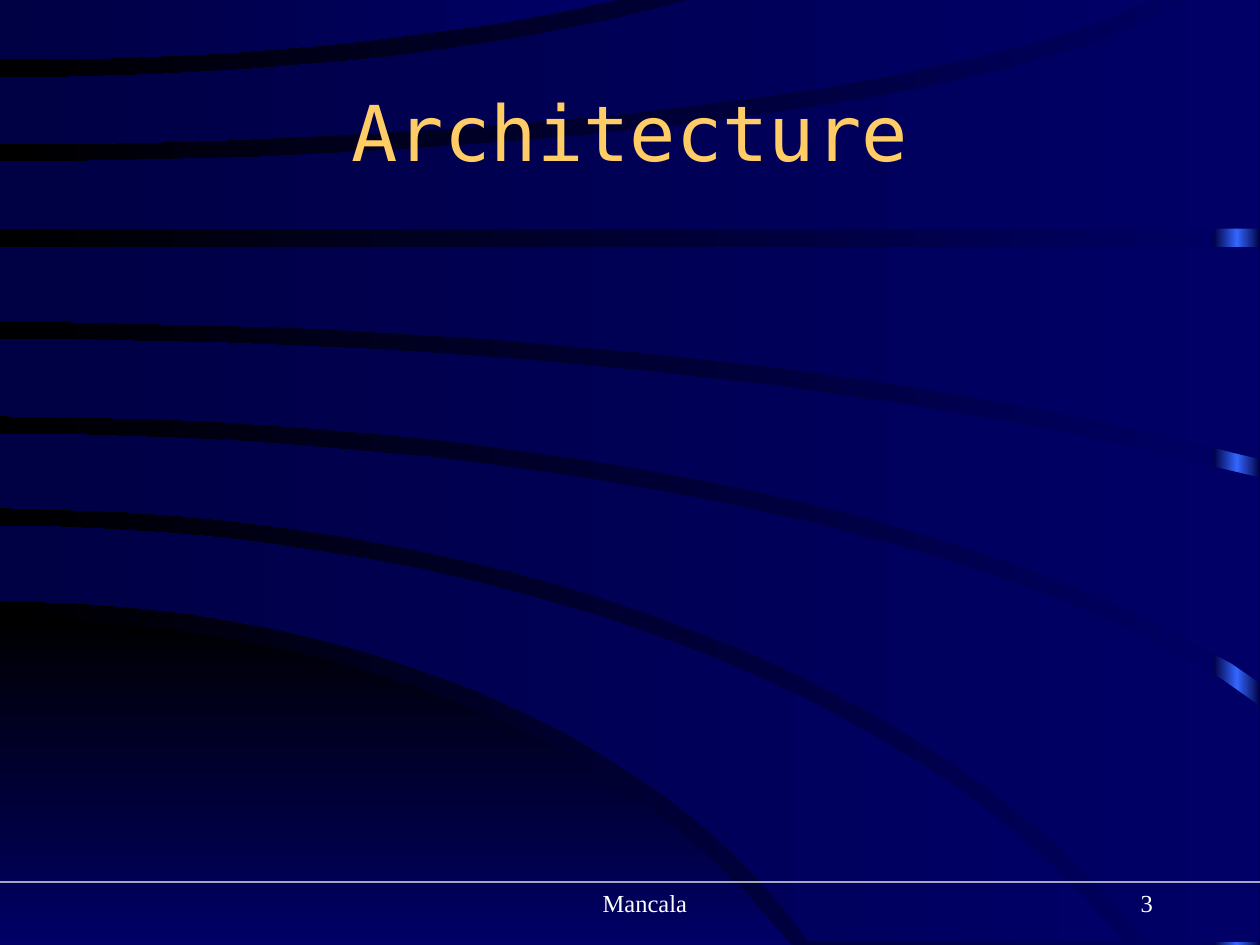
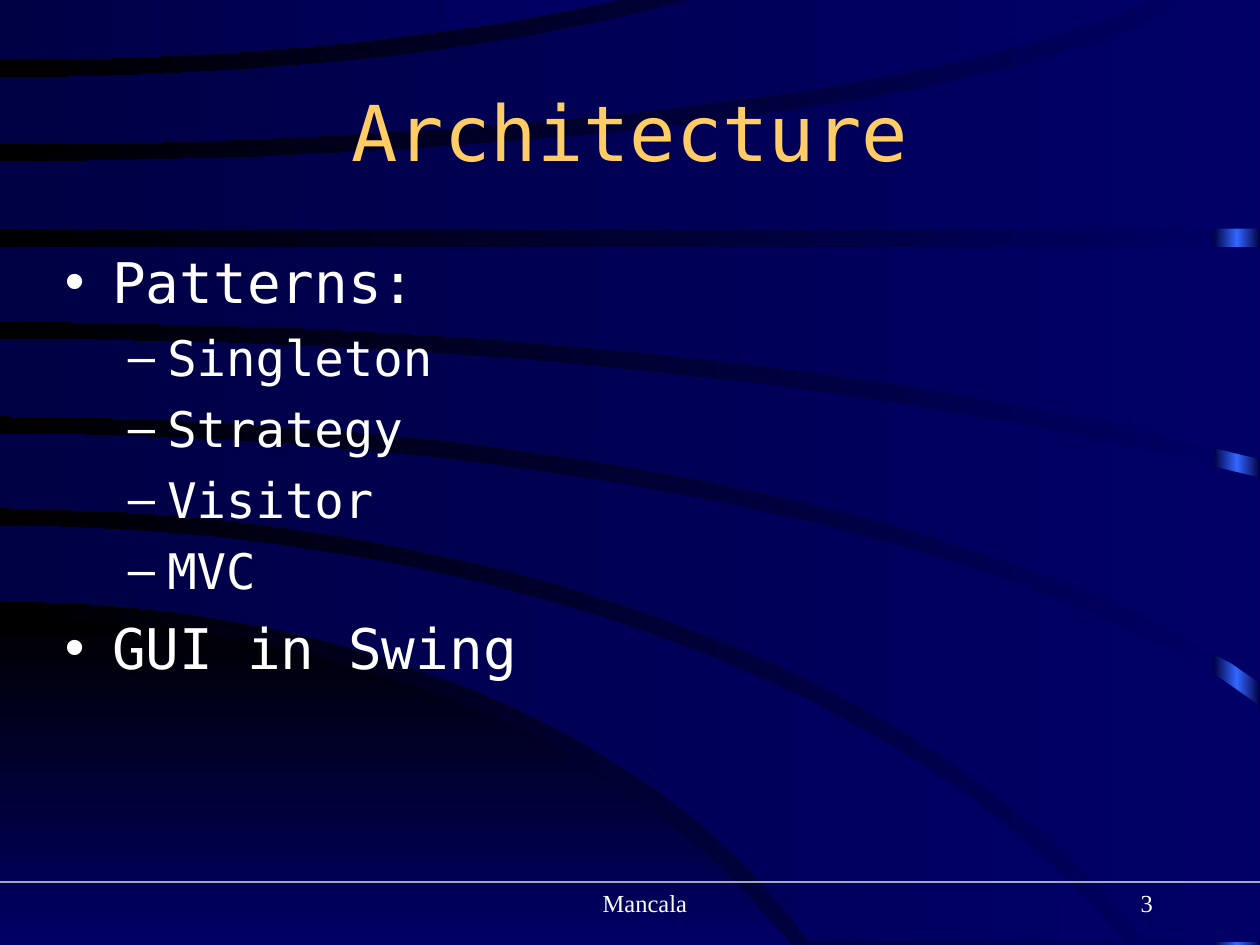
Before and after one commit to sysmod/sysmod10, a slide deck: slide 3 of documents/presentation.ppt. Drawn at 1260x945 pixels with LibreOffice and Linux fonts; fonts in the diff are those of the drawing. Boxes give left, top, right and bottom in pixels: in the first picture for what was removed or moved away, otherwise in the second. Text is boxed around its words. In the diff, an @@ line names an element or a change of style, - is before the commit and + after.

```diff
--- a/documents/presentation.ppt
+++ b/documents/presentation.ppt
@@ text added at <box>112,262,517,680</box>, 28 pt, text #FFFFFF @@
+• Patterns:
+  – Singleton
+  – Strategy
+  – Visitor
+  – MVC
+• GUI in Swing
```
Also in this commit, not shown: 1 other slide changed.
